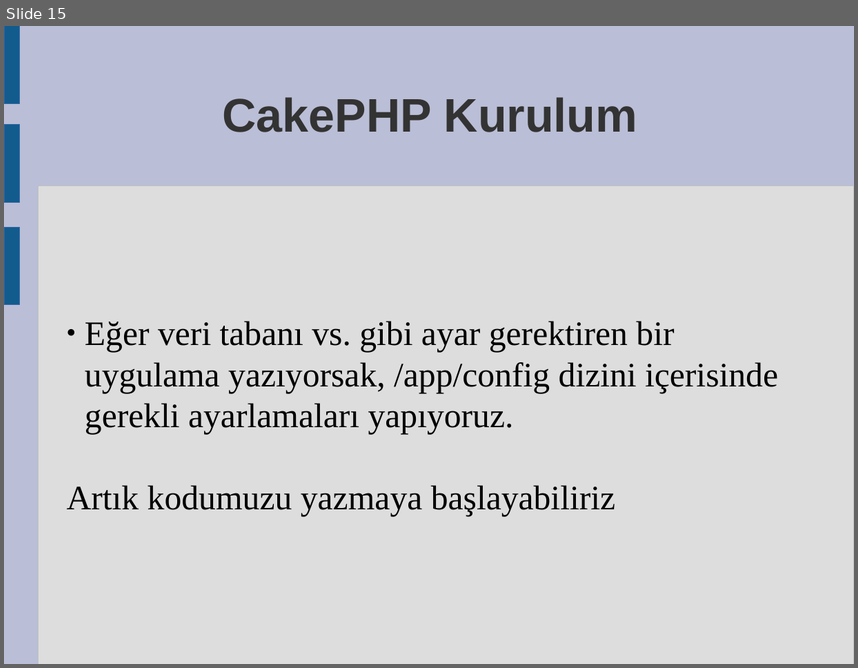
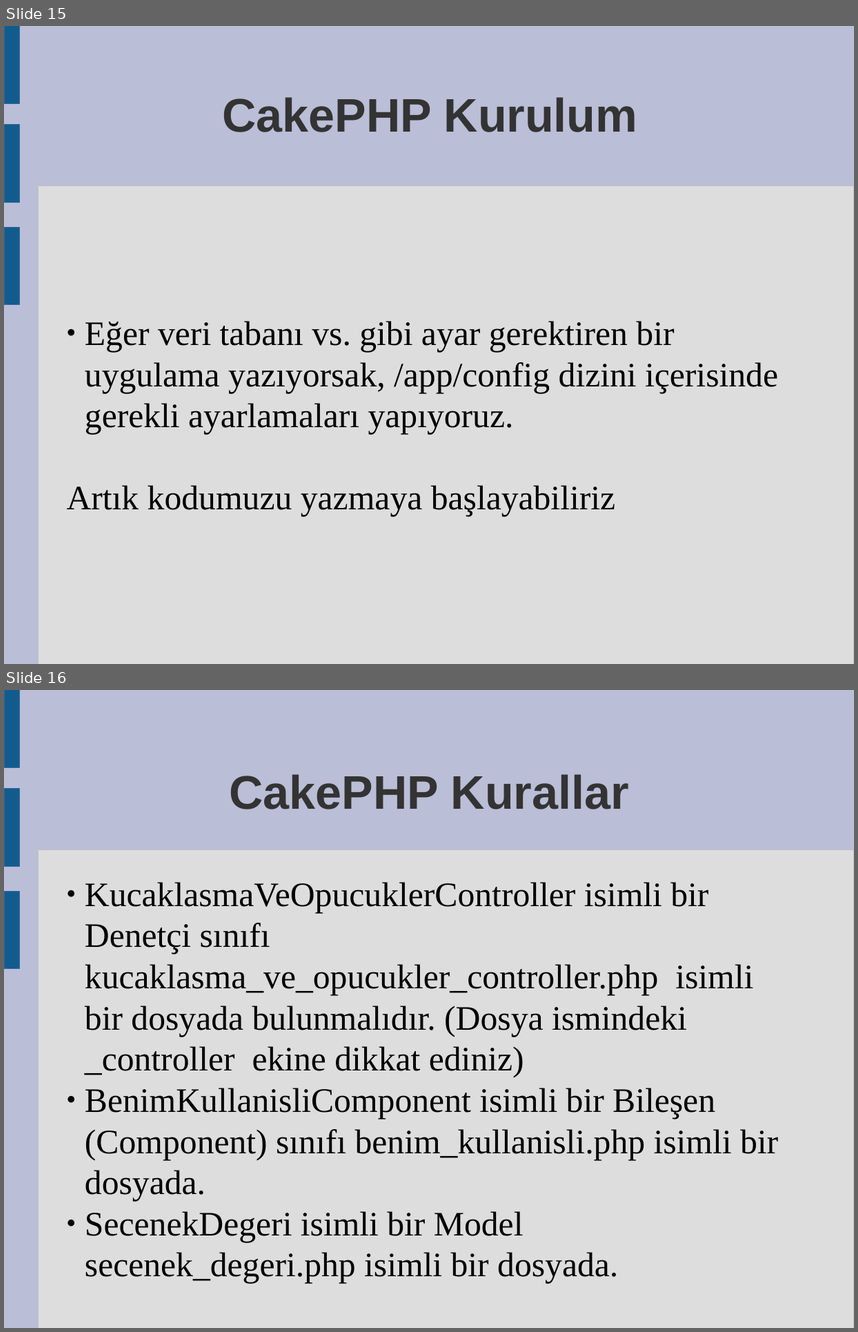
Before and after one commit to askin/misc, a slide deck: intern/cakephp/cakephp.odp. Shown one above the other, each under a label of ours: slide 15 before the commit, slides 15 and 16 after it. The pictures are 858x668 and 858x1332 pixels, drawn with LibreOffice and Linux fonts; fonts in the diff are those of the drawing. Boxes give left, top, right and bottom in pixels: in the first picture for what was removed or moved away, otherwise in the second. Text is boxed around its words. In the diff, an @@ line names an element or a change of style, - is before the commit and + after.

Commit message:
some fix

```diff
--- a/intern/cakephp/cakephp.odp
+++ b/intern/cakephp/cakephp.odp
@@ slide 16 added at (4, 690, 854, 1328), background #BABED6; not listed: 4 template elements that a slide beside it also shows @@
@@ title added at (230, 774, 629, 809), 44 pt, text #333333, bold @@
+CakePHP Kurallar
@@ subtitle added at (85, 882, 778, 1283), 32 pt, text #000000 @@
+● KucaklasmaVeOpucuklerController isimli bir Denetçi sınıfı kucaklasma_ve_opucukler_controller.php isimli bir dosyada bulunmalıdır. (Dosya ismindeki _controller ekine dikkat ediniz)
+● BenimKullanisliComponent isimli bir Bileşen (Component) sınıfı benim_kullanisli.php isimli bir dosyada.
+● SecenekDegeri isimli bir Model secenek_degeri.php isimli bir dosyada.
```
Also in this commit, not shown: 1 other slide added.
